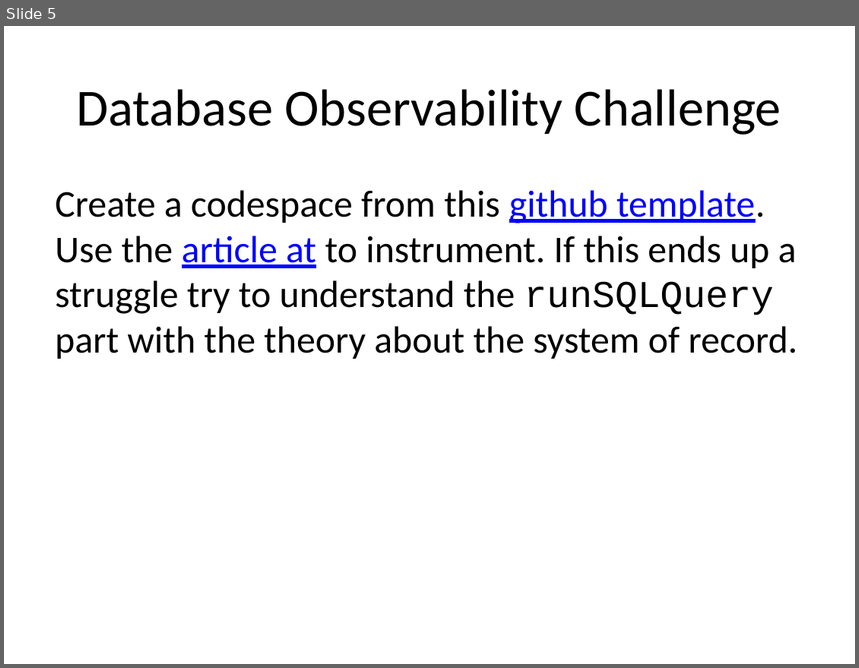
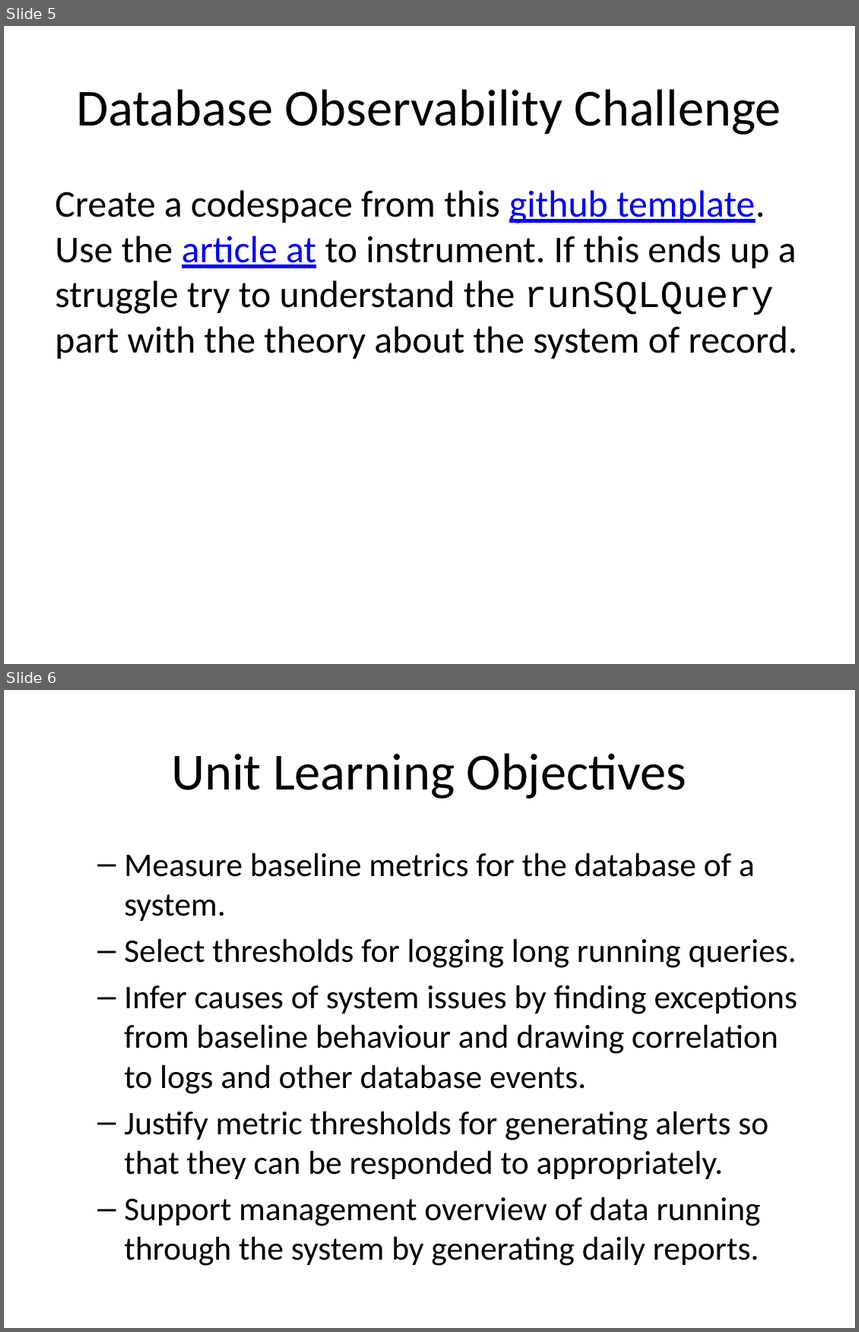
Before and after one commit to rhildred/INFO8985, a slide deck: database_collecting/slides.pptx. Shown one above the other, each under a label of ours: slide 5 before the commit, slides 5 and 6 after it. The pictures are 859x668 and 859x1332 pixels, drawn with LibreOffice and Linux fonts; fonts in the diff are those of the drawing. Boxes give left, top, right and bottom in pixels: in the first picture for what was removed or moved away, otherwise in the second. Text is boxed around its words. In the diff, an @@ line names an element or a change of style, - is before the commit and + after.

```diff
--- a/database_collecting/slides.pptx
+++ b/database_collecting/slides.pptx
@@ slide 6 added at (4, 690, 855, 1328), background #FFFFFF @@
@@ title added at (171, 753, 687, 799), 44 pt, text #000000 @@
+Unit Learning Objectives
@@ text added at (124, 853, 798, 1266), 28 pt, text #000000 @@
+  – Measure baseline metrics for the database of a system.
+  – Select thresholds for logging long running queries.
+  – Infer causes of system issues by finding exceptions from baseline behaviour and drawing correlation to logs and other database events.
+  – Justify metric thresholds for generating alerts so that they can be responded to appropriately.
+  – Support management overview of data running through the system by generating daily reports.
```
Also in this commit, not shown: 8 other slides added, 18 other files.
